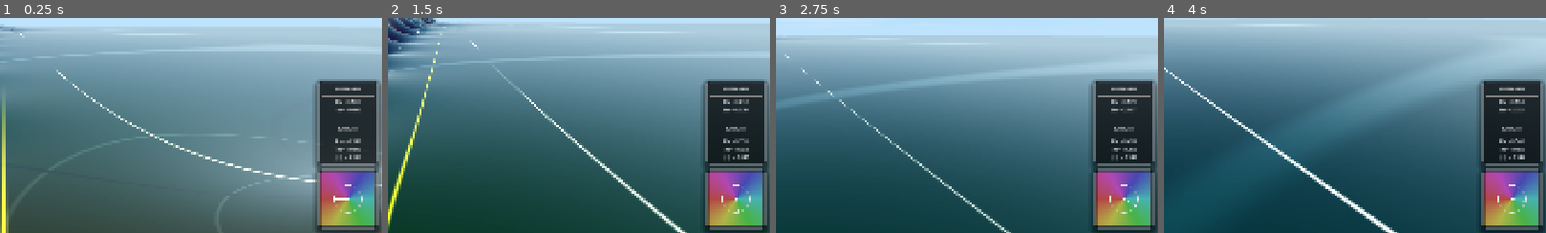
Above: before the commit, frames 1-4 (left to right).
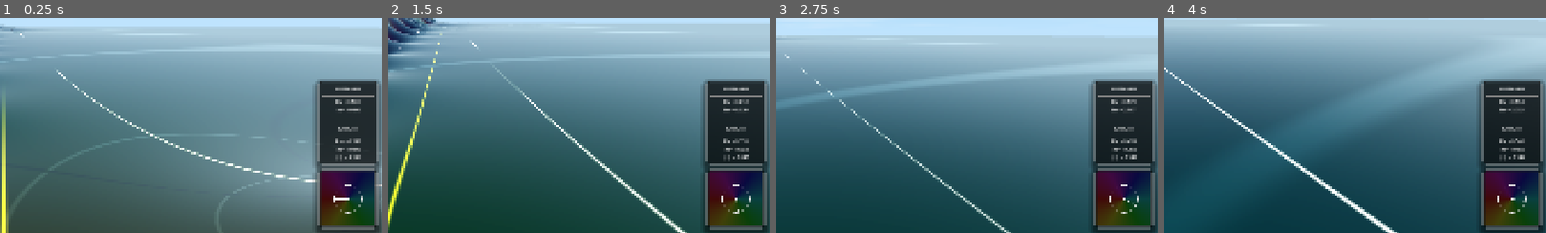
Above: after the commit, the same moments.

Repository: allanino/complex-functions-explorer
Game: Godot game, scene res://scenes/main.tscn
Same seed, same stepped clock (60 frames per second), same inputs: the game is played once before the commit and once after it.
Inputs (mouse positions are % of the whole screen's width and height, from its top left):
- Up to frame 1 (0.25 s): no input
- Up to frame 2 (1.5 s): tap Enter at 0.5 s; move the mouse to (55, 50) at 0.52 s; hold W (move_forward) from 0.53 s (still down); tap G at 0.6 s; tap Space at 0.77 s; move the mouse to (45, 50) at 1.27 s; tap N at 1.35 s
- Up to frame 3 (2.75 s): keep holding W (move_forward); tap Space at 1.52 s; move the mouse to (52, 48) at 2.02 s; tap C at 2.1 s
- Up to frame 4 (4 s): keep holding W (move_forward); move the mouse to (49, 52) at 2.77 s; tap Shift at 2.85 s; tap Space at 3.02, 3.77 s; move the mouse to (57, 51) at 3.52 s; hold Ctrl from 3.53 s (still down)
The pictures show only the part of the screen within x 50-100%, y 49-99%; the shares and areas given below are measured in that part.

The runs differ from the first frame. In frame 1, 3.5% of the frame differs, in the area x 83-98%, y 71-97%; in frame 2, 3.6%; in frame 3, 3.6%; in frame 4, 3.6%.

Commit message:
Sync terrain material settings with HUD complex plane shader
- Modified `shaders/hud_complex_plane.gdshader` to include uniforms for `brightness`, `saturation`, `albedo`, `emission`, and `performance_protection_active`.
- Updated HUD shader color calculation to match terrain material style.
- Implemented performance protection fallback in HUD shader.
- Updated `scripts/hud.gd` to synchronize material settings from `Config` to the HUD shader every frame.

Co-authored-by: allanino <5325241+allanino@users.noreply.github.com>

Diff:
--- a/scripts/hud.gd
+++ b/scripts/hud.gd
@@ -588,6 +588,10 @@
 	material.set_shader_parameter("color_scheme", Config.color_scheme)
 	material.set_shader_parameter("scale", current_scale)
 	material.set_shader_parameter("performance_protection_active", Config.performance_protection_active)
+	material.set_shader_parameter("brightness", Config.terrain_brightness)
+	material.set_shader_parameter("saturation", Config.terrain_saturation)
+	material.set_shader_parameter("albedo", Config.terrain_albedo)
+	material.set_shader_parameter("emission", Config.terrain_emission)
 
 	var scale_factor = 1.0 / float(Config.zoom_factor)
 	domain_label.text = "Re = %.3f\nIm = %.3f" % [x * 0.1 * scale_factor, -z * 0.1 * scale_factor]
--- a/shaders/hud_complex_plane.gdshader
+++ b/shaders/hud_complex_plane.gdshader
@@ -3,6 +3,12 @@
 uniform vec2 current_f; // Current value of f(x,z)
 uniform int color_scheme = 0;
 uniform float scale = 2.0; // Current scale of the complex plane view
+
+uniform float brightness = 1.0;
+uniform float saturation = 0.85;
+uniform float albedo = 0.15;
+uniform float emission = 0.1;
+uniform bool performance_protection_active = false;
 
 // Helper function to convert HSV to RGB
 vec3 hsv2rgb(vec3 c) {
@@ -19,43 +25,51 @@
 }
 
 void fragment() {
-    // Map UV to complex plane [-scale, scale]
-    // Invert Y so that positive imaginary values are at the top
-    vec2 z = (vec2(UV.x, 1.0 - UV.y) - 0.5) * 2.0 * scale;
+    vec3 color;
 
-    // Calculate phase and magnitude
-    float phase = atan(z.y, z.x);
-    float mag = length(z);
+    if (performance_protection_active) {
+        color = vec3(0.01, 0.02, 0.03);
+    } else {
+        // Map UV to complex plane [-scale, scale]
+        // Invert Y so that positive imaginary values are at the top
+        vec2 z = (vec2(UV.x, 1.0 - UV.y) - 0.5) * 2.0 * scale;
 
-    // Background color based on phase
-    float hue = (phase + PI) / (2.0 * PI);
-    if (color_scheme == 1) {
-        hue = fract(hue + 0.5);
-    }
-    vec3 color = hsv2rgb(vec3(hue, 0.6, 0.7)); // Brighter background
+        // Calculate phase and magnitude
+        float phase = atan(z.y, z.x);
+        float mag = length(z);
 
-    // Draw unit circle
-    float unit_circle = abs(mag - 1.0);
-    float circle_mask = smoothstep(0.02 * scale, 0.0, unit_circle);
-    color = mix(color, vec3(0.9), circle_mask);
+        // Background color based on phase
+        float hue = (phase + PI) / (2.0 * PI);
+        if (color_scheme == 1) {
+            hue = fract(hue + 0.5);
+        }
 
-    // Draw arrow for phase
-    float f_mag = length(current_f);
-    if (f_mag > 0.001) {
-        vec2 dir = current_f / f_mag;
-        vec2 tip = dir; // Pointing to unit circle
+        vec3 base = hsv2rgb(vec3(hue, saturation, brightness));
+        color = base * (albedo + emission);
 
-        // Shaft
-        float d = sdSegment(z, vec2(0.0), tip);
+        // Draw unit circle
+        float unit_circle = abs(mag - 1.0);
+        float circle_mask = smoothstep(0.02 * scale, 0.0, unit_circle);
+        color = mix(color, vec3(0.9), circle_mask);
 
-        // Arrow head
-        vec2 perp = vec2(-dir.y, dir.x);
-        vec2 head_base = tip - 0.15 * dir * (scale / 2.0); // Adjust size by scale
-        d = min(d, sdSegment(z, tip, head_base + 0.08 * perp * (scale / 2.0)));
-        d = min(d, sdSegment(z, tip, head_base - 0.08 * perp * (scale / 2.0)));
+        // Draw arrow for phase
+        float f_mag = length(current_f);
+        if (f_mag > 0.001) {
+            vec2 dir = current_f / f_mag;
+            vec2 tip = dir; // Pointing to unit circle
 
-        float arrow_mask = smoothstep(0.02 * scale, 0.0, d);
-        color = mix(color, vec3(1.0), arrow_mask);
+            // Shaft
+            float d = sdSegment(z, vec2(0.0), tip);
+
+            // Arrow head
+            vec2 perp = vec2(-dir.y, dir.x);
+            vec2 head_base = tip - 0.15 * dir * (scale / 2.0); // Adjust size by scale
+            d = min(d, sdSegment(z, tip, head_base + 0.08 * perp * (scale / 2.0)));
+            d = min(d, sdSegment(z, tip, head_base - 0.08 * perp * (scale / 2.0)));
+
+            float arrow_mask = smoothstep(0.02 * scale, 0.0, d);
+            color = mix(color, vec3(1.0), arrow_mask);
+        }
     }
 
     COLOR = vec4(color, 1.0);
